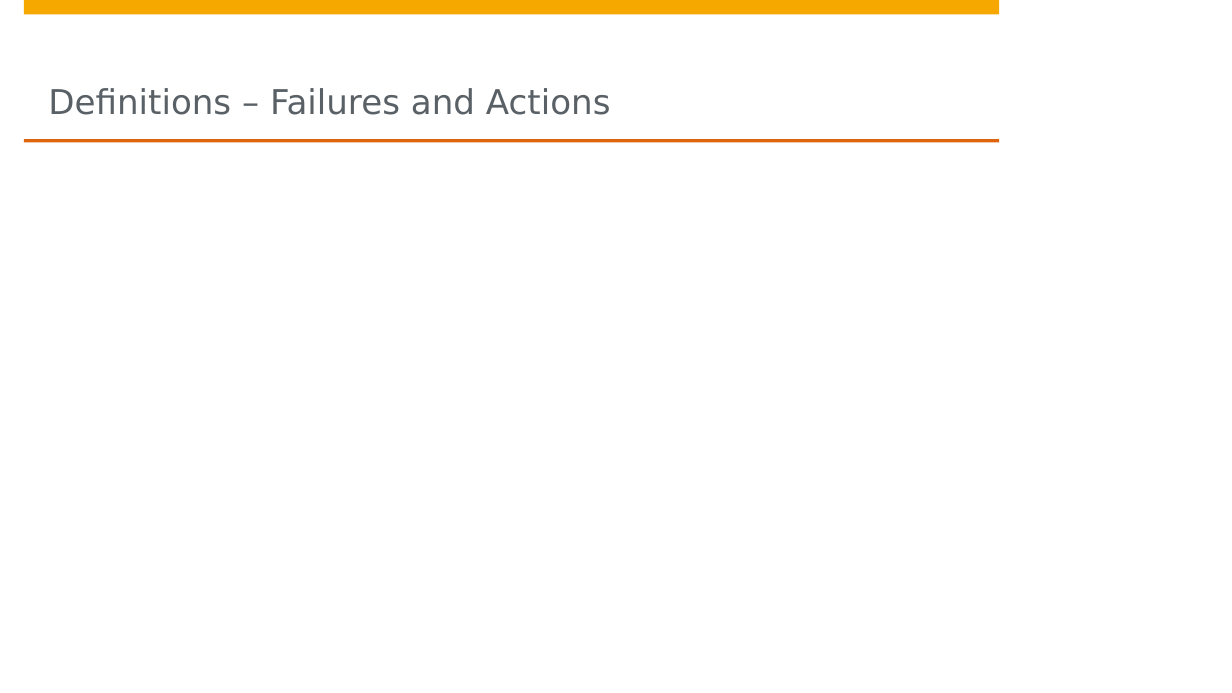
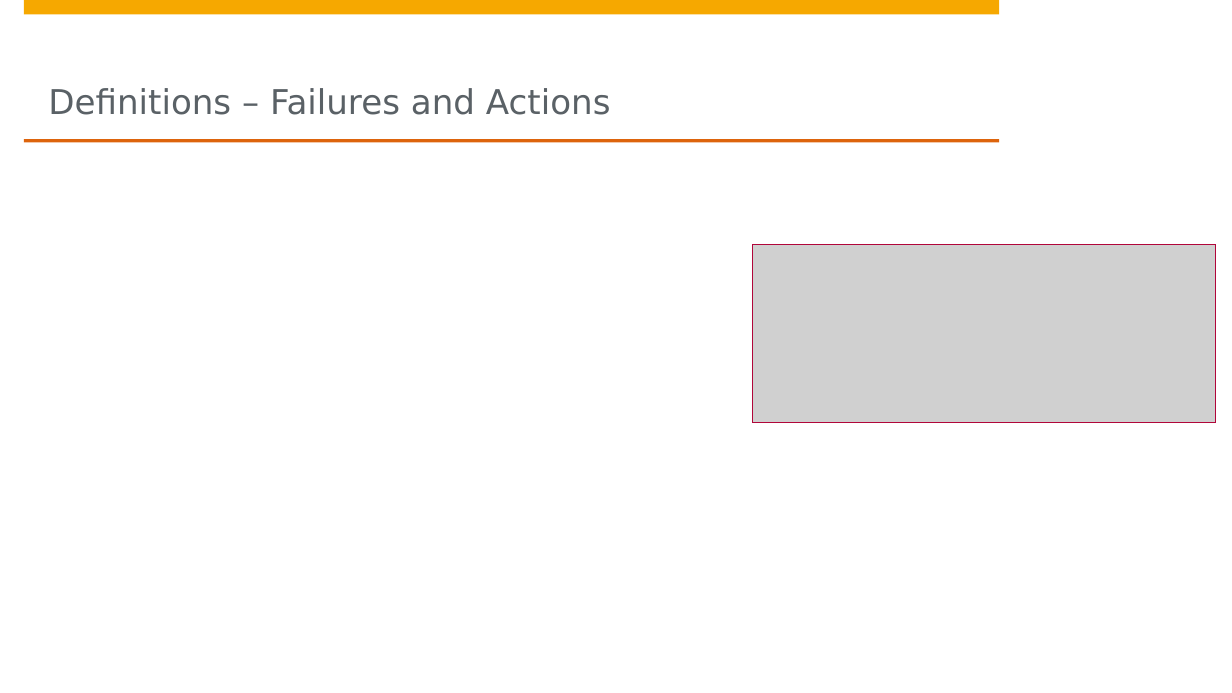
Before and after one commit to hpi-sam/robust-marl4sas, a slide deck: slide 6 of requirements/Project Scope.pptx. Drawn at 1232x693 pixels with LibreOffice and Linux fonts; fonts in the diff are those of the drawing; grey boxes stand for pictures; background and template pictures are left out. Boxes give left, top, right and bottom in pixels: in the first picture for what was removed or moved away, otherwise in the second. Text is boxed around its words. In the diff, an @@ line names an element or a change of style, - is before the commit and + after.

```diff
--- a/requirements/Project Scope.pptx
+++ b/requirements/Project Scope.pptx
@@ picture added at box(752, 245, 1216, 422) @@
@@ rectangle removed at box(985, 323, 1179, 345) @@
```
Also in this commit, not shown: 1 other file.
